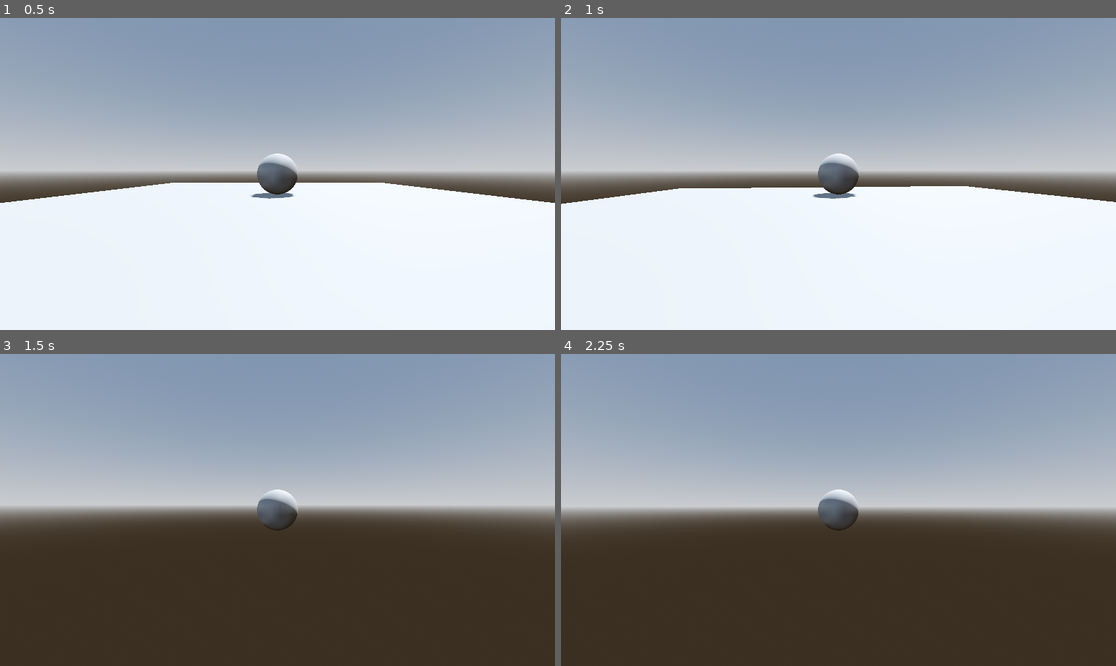
Above: before the commit, frames 1-4 (two rows, left to right).
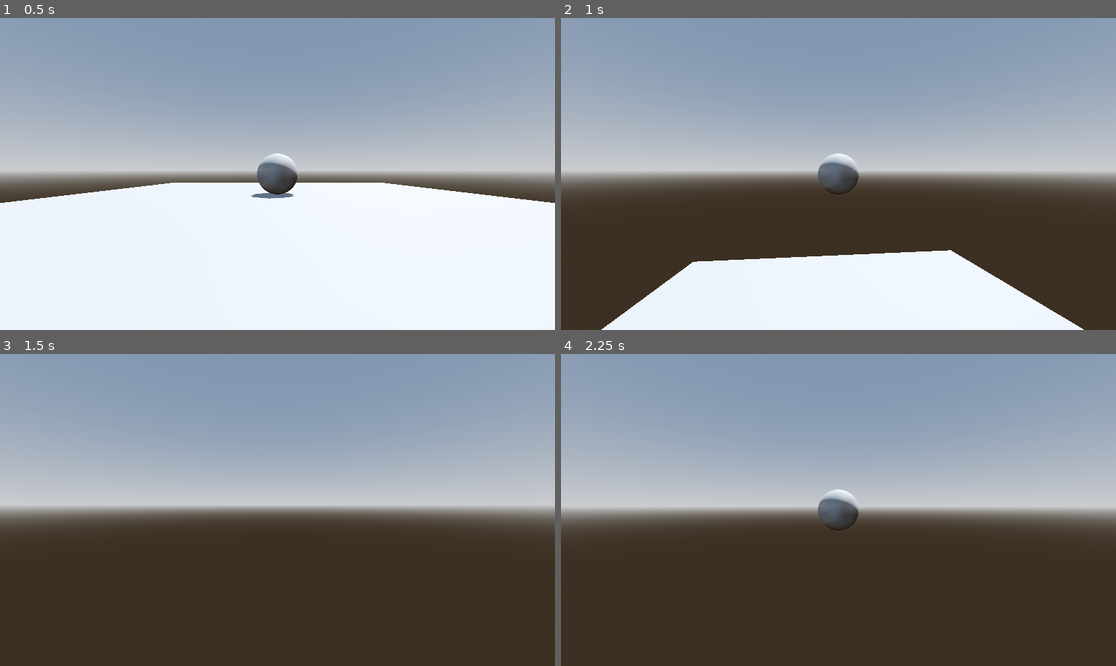
Above: after the commit, the same moments.

Repository: cliff-lilly-jean/pacman-stealth-game
Game: Godot game, scene res://scenes/world/world.tscn
Two runs of this game, one before a commit and one after it. Both use one fixed random seed, a clock stepped at 60 frames per second and the inputs below.
Inputs (mouse positions are in pixels of both pictures, inside the frame that each line leads up to):
- Up to frame 1 (0.5 s): no input
- Up to frame 2 (1 s): tap Enter at 0.5 s; move the mouse to (866, 174) at 0.52 s; hold W (move_forward) from 0.53 s (still down); hold Ctrl (sprint) from 0.53 s (still down); tap Shift (dash) at 0.6 s; tap Space (jump) at 0.77 s
- Up to frame 3 (1.5 s): keep holding W (move_forward); tap Space (jump) at 1.07 s; move the mouse to (249, 510) at 1.27 s; release Ctrl (sprint) at 1.28 s; tap Ctrl (sprint) at 1.35 s
- Up to frame 4 (2.25 s): keep holding W (move_forward); tap Space (jump) at 1.52, 1.55, 1.82, 2, 2.1 s; move the mouse to (849, 503) at 2.02 s

Frame 1 is identical in both runs. In frame 2, 29% of the frame differs, in the area x 0-100%, y 53-100%; in frame 3, 0.5%; in frame 4, less than 0.1%.

Commit message:
updated the states

Diff:
--- a/components/input/input_component.gd
+++ b/components/input/input_component.gd
@@ -5,7 +5,7 @@
 var dash_input: bool
 var sprint_input: bool
 
-func update(delta: float) -> void:
+func update() -> void:
 	input_direction = Input.get_vector("move_left","move_right","move_forward","move_backward")
 	jump_input = Input.is_action_just_pressed("jump")
 	dash_input = Input.is_action_just_pressed("dash")
--- a/scenes/player/player.gd
+++ b/scenes/player/player.gd
@@ -33,7 +33,7 @@
 	joystick_rotation(delta)
 
 func _physics_process(delta: float) -> void:
-	input_component.update(delta)
+	input_component.update()
 
 	apply_gravity(delta)
 	move_and_slide()
--- a/scenes/player/player.tscn
+++ b/scenes/player/player.tscn
@@ -4,10 +4,10 @@
 [ext_resource type="Script" uid="uid://c7kj5fndyb6dx" path="res://components/stamina/stamina_component.gd" id="2_dovo2"]
 [ext_resource type="Script" uid="uid://bitc0etwcdpsv" path="res://components/input/input_component.gd" id="3_75vfm"]
 [ext_resource type="Script" uid="uid://ceyckjoc20ikq" path="res://state_machine/state_machine.gd" id="3_gmlin"]
-[ext_resource type="Script" uid="uid://c7km1mc6b3dso" path="res://state_machine/states/move.gd" id="4_p47bc"]
-[ext_resource type="Script" uid="uid://e5qsktiyusul" path="res://state_machine/states/jump.gd" id="6_0owmy"]
-[ext_resource type="Script" uid="uid://hk7cm0mnekv6" path="res://state_machine/states/sprint.gd" id="7_qek5x"]
-[ext_resource type="Script" uid="uid://cx30wreue7b3w" path="res://state_machine/states/dash.gd" id="8_qek5x"]
+[ext_resource type="Script" uid="uid://c7km1mc6b3dso" path="res://state_machine/states/player/move.gd" id="4_p47bc"]
+[ext_resource type="Script" uid="uid://e5qsktiyusul" path="res://state_machine/states/player/jump.gd" id="6_0owmy"]
+[ext_resource type="Script" uid="uid://hk7cm0mnekv6" path="res://state_machine/states/player/sprint.gd" id="7_qek5x"]
+[ext_resource type="Script" uid="uid://cx30wreue7b3w" path="res://state_machine/states/player/dash.gd" id="8_qek5x"]
 
 [sub_resource type="SphereShape3D" id="SphereShape3D_x7p2l"]
 margin = 0.3
--- a/state_machine/state_machine.gd
+++ b/state_machine/state_machine.gd
@@ -13,8 +13,9 @@
 		states[child_state.name.to_lower()] = child_state
 
 	if initial_state:
-		initial_state.enter()
 		current_state = initial_state
+		current_state.enter()
+
 
 func _process(delta: float) -> void:
 	if current_state:
--- a/state_machine/states/dash.gd
+++ /dev/null
@@ -1,12 +0,0 @@
-class_name Dash
-extends State
-
-@export var dash_speed: float
-
-func enter() -> void:
-	print("Entered Dash:" )
-
-func update(delta) -> void:
-	if !Input.is_action_just_pressed("dash"):
-		change_state.emit(self, 'move')
-		print("Left Dash:" )
--- /dev/null
+++ b/state_machine/states/player/dash.gd
@@ -0,0 +1,22 @@
+class_name Dash
+extends State
+
+@export var dash_speed: float
+
+func enter() -> void:
+	print("Entered Dash:" )
+
+func update(delta) -> void:
+
+	if entity is Player:
+		if entity.is_on_floor() and entity.input_component.jump_input:
+			change_state.emit(self, 'jump')
+			print("Left Move:" )
+
+		if entity.is_on_floor() and entity.input_component.sprint_input:
+			change_state.emit(self, "sprint")
+			print("Left Move:" )
+
+		if !entity.input_component.dash_input:
+			change_state.emit(self, 'move')
+			print("Left Dash:" )
--- a/state_machine/states/jump.gd
+++ b/state_machine/states/player/jump.gd
@@ -8,6 +8,7 @@
 	print("Entered Jump:" )
 
 func update(delta: float) -> void:
-	if entity.is_on_floor() and !Input.is_action_just_pressed("jump"):
-		change_state.emit(self, "move")
-		print("Left Jump:" )
+	if entity is Player:
+		if entity.is_on_floor() and !entity.input_component.jump_input:
+			change_state.emit(self, "move")
+			print("Left Jump:" )
--- a/state_machine/states/move.gd
+++ b/state_machine/states/player/move.gd
@@ -22,17 +22,18 @@
 		entity.velocity.z = move_toward(entity.velocity.z, 0, acceleration * delta)
 
 func update(delta: float) -> void:
-	if entity.is_on_floor() and Input.is_action_just_pressed("jump"):
-		change_state.emit(self, 'jump')
-		print("Left Move:" )
+	if entity is Player:
+		if entity.is_on_floor() and entity.input_component.jump_input:
+			change_state.emit(self, 'jump')
+			print("Left Move:" )
 
-	if entity.is_on_floor() and Input.is_action_just_pressed("dash"):
-		change_state.emit(self, "dash")
-		print("Left Move:" )
+		if entity.is_on_floor() and entity.input_component.dash_input:
+			change_state.emit(self, "dash")
+			print("Left Move:" )
 
-	if entity.is_on_floor() and Input.is_action_pressed("sprint"):
-		change_state.emit(self, "sprint")
-		print("Left Move:" )
+		if entity.is_on_floor() and entity.input_component.sprint_input:
+			change_state.emit(self, "sprint")
+			print("Left Move:" )
 
 func physics_update(delta: float) -> void:
 	apply_move(entity.input_component.input_direction, delta)
--- a/state_machine/states/sprint.gd
+++ b/state_machine/states/player/sprint.gd
@@ -9,10 +9,18 @@
 
 
 func update(delta: float) -> void:
+	if entity is Player:
+		if entity.is_on_floor() and entity.input_component.jump_input:
+			change_state.emit(self, 'jump')
+			print("Left Sprint:" )
 
-	if !Input.is_action_pressed("sprint"):
-		change_state.emit(self, 'move')
-		print("Left Sprint:" )
+		if entity.is_on_floor() and entity.input_component.dash_input:
+			change_state.emit(self, "dash")
+			print("Left Sprint:" )
+
+		if !entity.input_component.sprint_input:
+			change_state.emit(self, 'move')
+			print("Left Sprint:" )
 
 func physics_update(delta: float) -> void:
 	apply_sprint(entity.input_component.input_direction ,delta)
Renamed: state_machine/states/dash.gd.uid -> state_machine/states/player/dash.gd.uid
Renamed: state_machine/states/jump.gd.uid -> state_machine/states/player/jump.gd.uid
Renamed: state_machine/states/move.gd.uid -> state_machine/states/player/move.gd.uid
Renamed: state_machine/states/sprint.gd.uid -> state_machine/states/player/sprint.gd.uid
